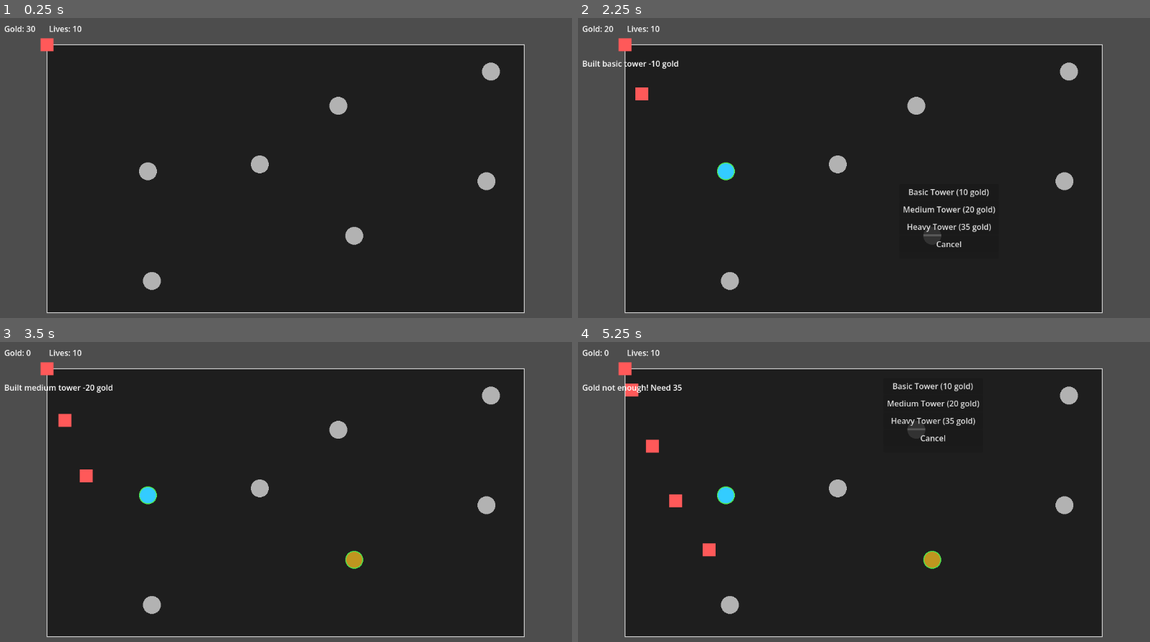
Above: before the commit, frames 1-4 (two rows, left to right).
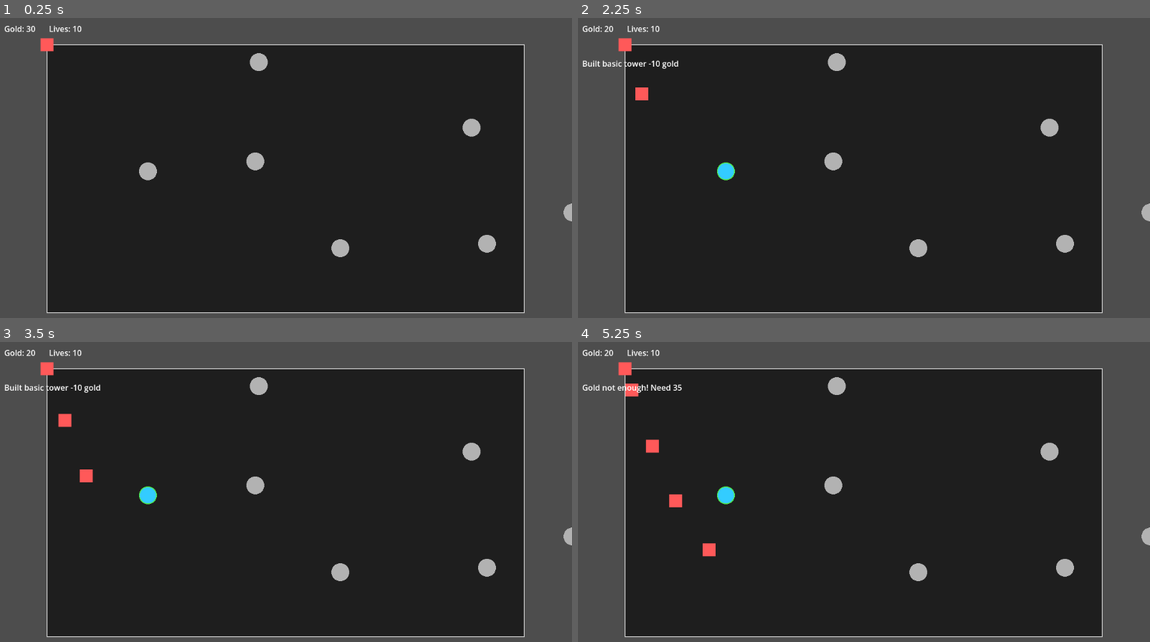
Above: after the commit, the same moments.

Repository: AbstrAct404/Game_Design_Week2-Characteristics-of-Games-and-Depth
Game: Godot game, scene res://Main.tscn
Two runs of this game, one before a commit and one after it. Both use one fixed random seed, a clock stepped at 60 frames per second and the inputs below.
Inputs (mouse positions are in pixels of both pictures, inside the frame that each line leads up to):
- Up to frame 1 (0.25 s): no input
- Up to frame 2 (2.25 s): tap Enter at 0.5 s; move the mouse to (726, 171) at 0.52 s; tap R at 0.6, 2.1 s; click (726, 171) at 0.67 s; click "Basic Tower (10 gold)" at 1.25 s; move the mouse to (932, 237) at 2.02 s; click (932, 237) at 2.17 s
- Up to frame 3 (3.5 s): click (371, 534) at 2.75 s, where only the run before the commit has a clickable "Medium Tower (20 gold)"
- Up to frame 4 (5.25 s): move the mouse to (835, 489) at 3.52 s; tap R at 3.6, 5.1 s; click (835, 489) at 3.67 s; click "Heavy Tower (35 gold)" at 4.25 s; move the mouse to (915, 429) at 5.02 s; click (915, 429) at 5.17 s

The runs differ from the first frame. In frame 1, 1.6% of the frame differs, in the area x 24-100%, y 11-91%; in frame 2, 2.0%; in frame 3, 1.8%; in frame 4, 2.0%.

Commit message:
Fixed a few bugs, optimized enemy path

Diff:
--- a/characteristics-of-games-and-depth/Enemy.gd
+++ b/characteristics-of-games-and-depth/Enemy.gd
@@ -34,3 +34,6 @@
 func _draw() -> void:
 	var s = enemy_size
 	draw_rect(Rect2(Vector2(-s/2.0, -s/2.0), Vector2(s, s)), enemy_color)
+
+func get_progress() -> float:
+	return progress
--- a/characteristics-of-games-and-depth/Main.tscn
+++ b/characteristics-of-games-and-depth/Main.tscn
@@ -13,86 +13,87 @@
 
 [sub_resource type="Curve2D" id="Curve2D_uu6xs"]
 _data = {
-"points": PackedVector2Array(0, 0, 100, 300, 0, 0, -91.53533 …(215 unchanged characters)… 2085, -1.4763763, 143.2085, 1.4763763, 1099, 562)
+"points": PackedVector2Array(0, 0, 100, 300, 0, 0, -91.53533 …(215 unchanged characters)… 2085, -1.4763763, 143.2085, 1.4763763, 1202.8177, 631.03455)
 }
 point_count = 6
 
-[node name="Main" type="Node2D" unique_id=542372704]
+[node name="Main" type="Node2D"]
 script = ExtResource("1_cm0pq")
 tower_scene = ExtResource("1_uu6xs")
 tower_medium_scene = ExtResource("3_03owx")
 tower_heavy_scene = ExtResource("4_wkp8b")
 
-[node name="Towers" type="Node2D" parent="." unique_id=1034446831]
+[node name="Towers" type="Node2D" parent="."]
 z_index = 20
 
-[node name="Enemies" type="Node2D" parent="." unique_id=1361705403]
+[node name="Enemies" type="Node2D" parent="."]
 z_index = 10
 
-[node name="Node2D" parent="Enemies" unique_id=565382568 instance=ExtResource("2_r0du0")]
+[node name="Node2D" parent="Enemies" instance=ExtResource("2_r0du0")]
 
-[node name="Map" type="Node2D" parent="." unique_id=246303098]
+[node name="Map" type="Node2D" parent="."]
 z_index = -10
 script = ExtResource("4_fos0i")
 
-[node name="Path2D" type="Path2D" parent="." unique_id=118154350]
+[node name="Path2D" type="Path2D" parent="."]
+scale = Vector2(0.95359415, 1.0284698)
 curve = SubResource("Curve2D_uu6xs")
 
-[node name="PathFollow2D" type="PathFollow2D" parent="Path2D" unique_id=1634277123]
+[node name="PathFollow2D" type="PathFollow2D" parent="Path2D"]
 rotation = 1.2490457
 
-[node name="BuildSpots" type="Node2D" parent="." unique_id=1859962478]
+[node name="BuildSpots" type="Node2D" parent="."]
 
-[node name="BuiltSpot" parent="BuildSpots" unique_id=1689199506 instance=ExtResource("4_3dxm6")]
+[node name="BuiltSpot" parent="BuildSpots" instance=ExtResource("4_3dxm6")]
 position = Vector2(203, 255)
 
-[node name="BuiltSpot2" parent="BuildSpots" unique_id=537732199 instance=ExtResource("4_3dxm6")]
-position = Vector2(618, 385)
+[node name="BuiltSpot2" parent="BuildSpots" instance=ExtResource("4_3dxm6")]
+position = Vector2(590, 410)
 
-[node name="BuiltSpot3" parent="BuildSpots" unique_id=1374482601 instance=ExtResource("4_3dxm6")]
-position = Vector2(428, 241)
+[node name="BuiltSpot3" parent="BuildSpots" instance=ExtResource("4_3dxm6")]
+position = Vector2(885, 401)
 
-[node name="BuiltSpot4" parent="BuildSpots" unique_id=1408821210 instance=ExtResource("4_3dxm6")]
-position = Vector2(586, 123)
+[node name="BuiltSpot4" parent="BuildSpots" instance=ExtResource("4_3dxm6")]
+position = Vector2(426, 35)
 
-[node name="BuiltSpot5" parent="BuildSpots" unique_id=1366219606 instance=ExtResource("4_3dxm6")]
-position = Vector2(884, 275)
+[node name="BuiltSpot5" parent="BuildSpots" instance=ExtResource("4_3dxm6")]
+position = Vector2(854, 167)
 
-[node name="BuiltSpot7" parent="BuildSpots" unique_id=1663204466 instance=ExtResource("4_3dxm6")]
-position = Vector2(893, 54)
+[node name="BuiltSpot7" parent="BuildSpots" instance=ExtResource("4_3dxm6")]
+position = Vector2(1057, 338)
 
-[node name="BuiltSpot9" parent="BuildSpots" unique_id=982245654 instance=ExtResource("4_3dxm6")]
-position = Vector2(211, 476)
+[node name="BuiltSpot9" parent="BuildSpots" instance=ExtResource("4_3dxm6")]
+position = Vector2(419, 235)
 
-[node name="Projectiles" type="Node2D" parent="." unique_id=575928459]
+[node name="Projectiles" type="Node2D" parent="."]
 z_index = 30
 
-[node name="Spawner" type="Node2D" parent="." unique_id=1562102082]
+[node name="Spawner" type="Node2D" parent="."]
 script = ExtResource("3_r0du0")
 enemy_scene = ExtResource("2_r0du0")
 boss_scene = ExtResource("9_wkp8b")
 
-[node name="UI" type="CanvasLayer" parent="." unique_id=2041260162]
+[node name="UI" type="CanvasLayer" parent="."]
 
-[node name="Gold" type="Label" parent="UI" unique_id=772865287]
+[node name="Gold" type="Label" parent="UI"]
 offset_left = 10.0
 offset_top = 10.0
 offset_right = 50.0
 offset_bottom = 33.0
 
-[node name="Lives" type="Label" parent="UI" unique_id=1902768705]
+[node name="Lives" type="Label" parent="UI"]
 offset_left = 100.0
 offset_top = 10.0
 offset_right = 140.0
 offset_bottom = 33.0
 
-[node name="Notifications" type="Label" parent="UI" unique_id=1559931182]
+[node name="Notifications" type="Label" parent="UI"]
 offset_left = 10.0
 offset_top = 80.0
 offset_right = 50.0
 offset_bottom = 103.0
 
-[node name="TowerSelector" type="Control" parent="UI" unique_id=1095970298]
+[node name="TowerSelector" type="Control" parent="UI"]
 visible = false
 layout_mode = 3
 anchors_preset = 0
@@ -100,13 +101,13 @@
 offset_bottom = 40.0
 script = ExtResource("6_3dxm6")
 
-[node name="Panel" type="Panel" parent="UI/TowerSelector" unique_id=611451548]
+[node name="Panel" type="Panel" parent="UI/TowerSelector"]
 custom_minimum_size = Vector2(200, 150)
 layout_mode = 0
 offset_right = 40.0
 offset_bottom = 40.0
 
-[node name="VBoxContainer" type="VBoxContainer" parent="UI/TowerSelector/Panel" unique_id=966614716]
+[node name="VBoxContainer" type="VBoxContainer" parent="UI/TowerSelector/Panel"]
 layout_mode = 1
 anchors_preset = 15
 anchor_right = 1.0
@@ -114,26 +115,26 @@
 grow_horizontal = 2
 grow_vertical = 2
 
-[node name="BasicButton" type="Button" parent="UI/TowerSelector/Panel/VBoxContainer" unique_id=1087725781]
+[node name="BasicButton" type="Button" parent="UI/TowerSelector/Panel/VBoxContainer"]
 layout_mode = 2
 text = "Basic Tower (10 gold)"
 
-[node name="MediumButton" type="Button" parent="UI/TowerSelector/Panel/VBoxContainer" unique_id=1239829260]
+[node name="MediumButton" type="Button" parent="UI/TowerSelector/Panel/VBoxContainer"]
 layout_mode = 2
 text = " Medium Tower (15 gold)"
 
-[node name="HeavyButton" type="Button" parent="UI/TowerSelector/Panel/VBoxContainer" unique_id=300508587]
+[node name="HeavyButton" type="Button" parent="UI/TowerSelector/Panel/VBoxContainer"]
 layout_mode = 2
 text = "Heavy Tower (20 gold)"
 
-[node name="CancelButton" type="Button" parent="UI/TowerSelector/Panel/VBoxContainer" unique_id=1338050997]
+[node name="CancelButton" type="Button" parent="UI/TowerSelector/Panel/VBoxContainer"]
 layout_mode = 2
 text = "Cancel"
 
-[node name="Camera2D" type="Camera2D" parent="." unique_id=1857574544]
+[node name="Camera2D" type="Camera2D" parent="."]
 light_mask = 15
 visibility_layer = 15
 limit_left = 0
-limit_top = 0
-limit_right = 960
-limit_bottom = 540
+limit_top = -1
+limit_right = 1145
+limit_bottom = 646
--- a/characteristics-of-games-and-depth/Tower.gd
+++ b/characteristics-of-games-and-depth/Tower.gd
@@ -1,4 +1,5 @@
 extends Node2D
+
 @export var fire_interval: float = 0.6
 @export var bullet_scene: PackedScene
 @export var bullet_damage: int = 1
@@ -8,7 +9,10 @@
 
 @onready var range_area: Area2D = $Range
 @onready var fire_timer: Timer = $FireTimer
+
 var target: Node2D = null
+var enemies_in_range: Array[Node2D] = []
+
 
 func _ready() -> void:
 	queue_redraw()
@@ -18,51 +22,87 @@
 	range_area.body_entered.connect(_on_body_entered)
 	range_area.body_exited.connect(_on_body_exited)
 
+
 func _draw() -> void:
 	draw_circle(Vector2.ZERO, tower_radius, tower_color)
 
+
+func _is_valid_enemy(body: Node) -> bool:
+	return (body is Node2D) and body.has_method("take_damage")
+
+
 func _on_body_entered(body: Node) -> void:
-	print("Body entered range: ", body.name, " Type: ", body.get_class())
-	print("Has take_damage method: ", body.has_method("take_damage"))  # NEW DEBUG LINE
-	print("Script: ", body.get_script())  # NEW DEBUG LINE
+	if not _is_valid_enemy(body):
+		return
 
-	if target == null and body is Node2D and body.has_method("take_damage"):
-		target = body
-		print("Tower locked onto: ", body.name)
-	else:
-		print("Body not valid target - target is null: ", (target == null), " is Node2D: ", (body is Node2D), " has method: ", body.has_method("take_damage"))
+	var e := body as Node2D
+	if enemies_in_range.has(e) == false:
+		enemies_in_range.append(e)
+
 
 func _on_body_exited(body: Node) -> void:
-	print("Body exited range: ", body.name)
-	if body == target:
+	if not (body is Node2D):
+		return
+
+	var e := body as Node2D
+	if enemies_in_range.has(e):
+		enemies_in_range.erase(e)
+
+	if e == target:
 		target = null
-		print("Target cleared")
+
+
+func _pick_target() -> void:
+	for i in range(enemies_in_range.size() - 1, -1, -1):
+		var e = enemies_in_range[i]
+		if e == null or not is_instance_valid(e):
+			enemies_in_range.remove_at(i)
+
+	if enemies_in_range.is_empty():
+		target = null
+		return
+
+	var best: Node2D = null
+	var best_p: float = -1.0
+
+	for e in enemies_in_range:
+		if e == null or not is_instance_valid(e):
+			continue
+
+		var p: float = 0.0
+		if e.has_method("get_progress"):
+			p = float(e.call("get_progress"))
+		else:
+			p = float(e.get("progress"))
+
+		if best == null or p > best_p:
+			best = e
+			best_p = p
+
+	target = best
+
 
 func _on_fire_timer_timeout() -> void:
+	_pick_target()
 	if target == null or not is_instance_valid(target):
 		target = null
 		return
 	if bullet_scene == null:
-		print("No bullet scene assigned!")
 		return
 
-	print("Tower firing at: ", target.name)
 	var bullet = bullet_scene.instantiate()
-
 	if bullet == null:
-		print("Failed to instantiate bullet!")
 		return
 
 	get_tree().current_scene.add_child(bullet)
 	bullet.global_position = global_position
 
+	var d = (target.global_position - global_position).normalized()
 	if bullet.has_method("set"):
 		bullet.set("damage", bullet_damage)
 		bullet.set("speed", bullet_speed)
-		bullet.set("dir", (target.global_position - global_position).normalized())
+		bullet.set("dir", d)
 	else:
 		bullet.damage = bullet_damage
 		bullet.speed = bullet_speed
-		bullet.dir = (target.global_position - global_position).normalized()
-
-	print("Bullet fired with damage: ", bullet_damage, " and speed: ", bullet_speed)
+		bullet.dir = d
--- a/characteristics-of-games-and-depth/project.godot
+++ b/characteristics-of-games-and-depth/project.godot
@@ -16,5 +16,5 @@
 
 config/name="Characteristics-of-Games-and-Depth"
 run/main_scene="uid://bwxepmi3luxyn"
-config/features=PackedStringArray("4.6", "Forward Plus")
+config/features=PackedStringArray("4.5", "Forward Plus")
 config/icon="res://icon.svg"
Not shown: 1 places in characteristics-of-games-and-depth/Main.tscn that only renumber resources
